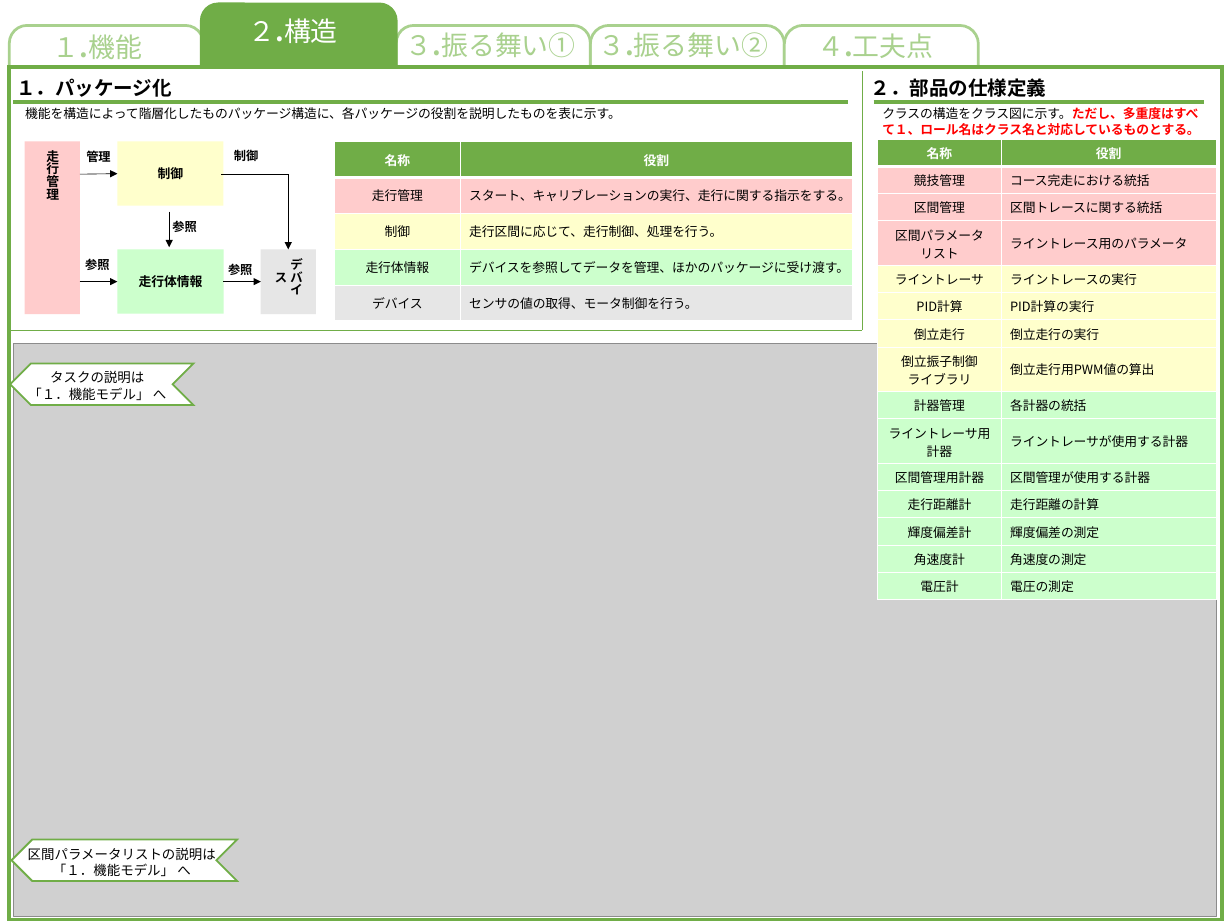
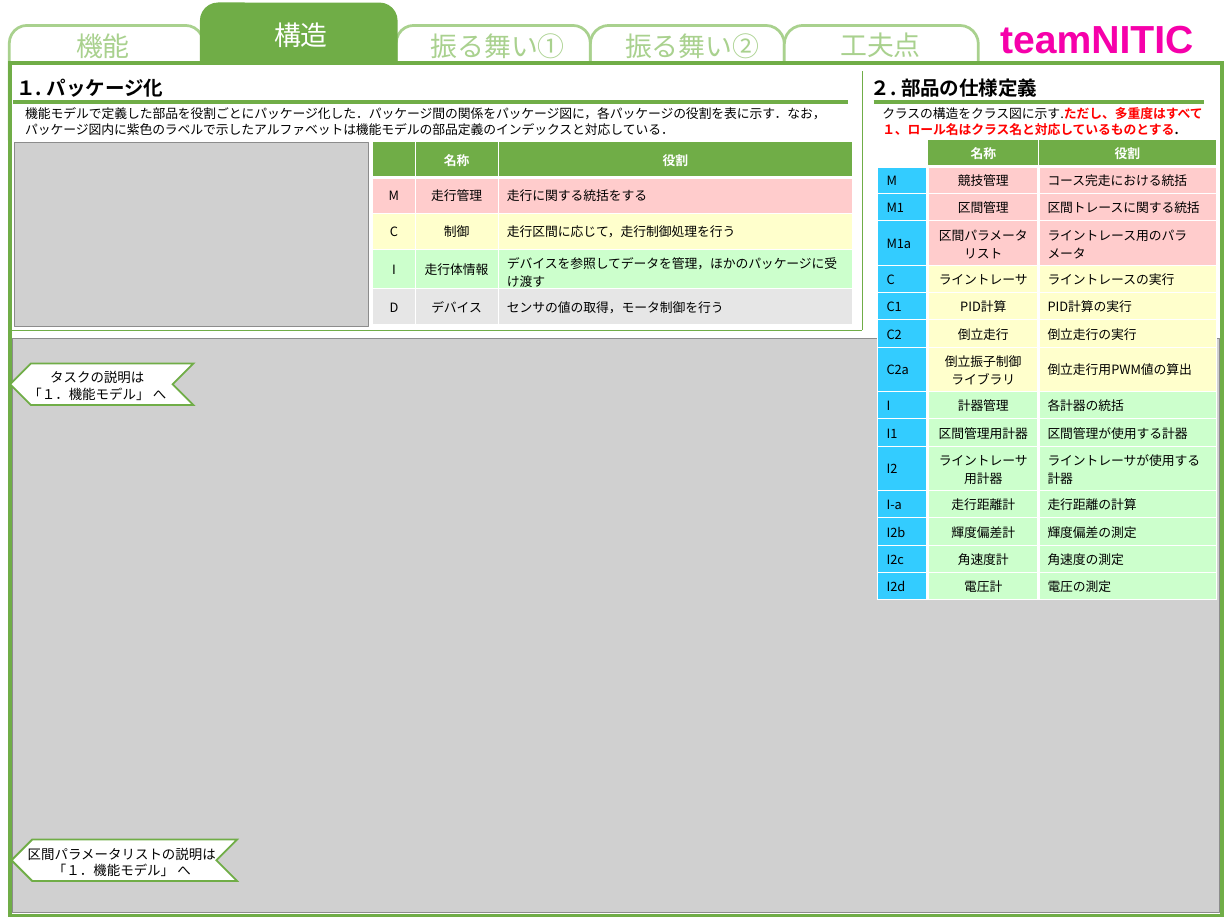
Before and after one commit to akita-lab-2019/model, a slide deck: slide 1 of PowerPoint/構造モデル.pptx. Drawn at 1232x924 pixels with LibreOffice and Linux fonts; fonts in the diff are those of the drawing; grey boxes stand for pictures. Boxes give left, top, right and bottom in pixels: in the first picture for what was removed or moved away, otherwise in the second. Text is boxed around its words. In the diff, an @@ line names an element or a change of style, - is before the commit and + after.

Commit message:
update: 機能モデル

```diff
--- a/PowerPoint/構造モデル.pptx
+++ b/PowerPoint/構造モデル.pptx
@@ text at bbox=[274, 22, 328, 47]: text changed @@
-２.構造
+構造
@@ text added at bbox=[1000, 25, 1193, 62], 32 pt, text #F600AA, bold @@
+teamNITIC
@@ text at bbox=[76, 33, 130, 63]: text changed @@
-１.機能
+機能
@@ text at bbox=[431, 33, 565, 63]: text changed @@
-３.振る舞い①
+振る舞い①
@@ text at bbox=[625, 33, 759, 64]: text changed @@
-３.振る舞い②
+振る舞い②
@@ text at bbox=[840, 32, 921, 63]: text changed @@
-４.工夫点
+工夫点
@@ rectangle: place and size @@
-rectangle at bbox=[10, 67, 1222, 920]
+rectangle at bbox=[10, 63, 1222, 916]
@@ text at bbox=[16, 78, 164, 97]: text changed; font Arial to Noto Sans CJK JP @@
-１．パッケージ化
+１. パッケージ化
@@ text at bbox=[871, 78, 1037, 101]: text changed; font Arial to Noto Sans CJK JP @@
-２．部品の仕様定義
+２. 部品の仕様定義
@@ text at bbox=[25, 107, 826, 135]: text changed @@
-機能を構造によって階層化したものパッケージ構造に、各パッケージの役割を説明したものを表に示す。
+機能モデルで定義した部品を役割ごとにパッケージ化した．パッケージ間の関係をパッケージ図に，各パッケージの役割を表に示す．なお，パッケージ図内に紫色のラベルで示したアルファベットは機能モデルの部品定義のインデックスと対応している．
@@ text at bbox=[882, 107, 1202, 135]: text changed @@
-クラスの構造をクラス図に示す。ただし、多重度はすべて１、ロール名はクラス名と対応しているものとする。
+クラスの構造をクラス図に示す.ただし、多重度はすべて１、ロール名はクラス名と対応しているものとする.
@@ picture added at bbox=[15, 143, 369, 326] @@
@@ group removed at bbox=[25, 142, 316, 314]: 5 texts, 4 rectangles, 4 arrows @@
-走行管理
-デバイス
-走行体情報
-制御
-管理
-参照
-参照
-参照
-制御
@@ table at bbox=[373, 142, 853, 325] @@
+column 1:  | M | C | I | D
-column 2: 役割 | スタート、キャリブレーションの実行、走行に関する指示をする。 | 走行区間に応じて、走行制御、処理を行う。 | デバイスを参照してデータを管理、ほかのパッケージに受け渡す。 | センサの値の取得、モータ制御を行う。
+column 3: 役割 | 走行に関する統括をする | 走行区間に応じて，走行制御処理を行う | デバイスを参照してデータを管理，ほかのパッケージに受け渡す | センサの値の取得，モータ制御を行う
@@ table: place and size @@
-table at bbox=[334, 142, 853, 321]
+table at bbox=[373, 142, 853, 325]
@@ table at bbox=[877, 139, 1216, 599] @@
-column 1: 名称 | 競技管理 | 区間管理 | 区間パラメータ / リスト | ライントレーサ | PID計算 | 倒立走行 | 倒立振子制御 / ライブラリ | 計器管理 | ライントレーサ用 / 計器 | 区間管理用計器 | 走行距離計 | 輝度偏差計 | 角速度計 | 電圧計
-column 2: 役割 | コース完走における統括 | 区間トレースに関する統括 | ライントレース用のパラメータ | ライントレースの実行 | PID計算の実行 | 倒立走行の実行 | 倒立走行用PWM値の算出 | 各計器の統括 | ライントレーサが使用する計器 | 区間管理が使用する計器 | 走行距離の計算 | 輝度偏差の測定 | 角速度の測定 | 電圧の測定
+column 1:  | M | M1 | M1a | C | C1 | C2 | C2a | I | I1 | I2 | I-a | I2b | I2c | I2d
+column 2: 名称 | 競技管理 | 区間管理 | 区間パラメータ / リスト | ライントレーサ | PID計算 | 倒立走行 | 倒立振子制御 / ライブラリ | 計器管理 | 区間管理用計器 | ライントレーサ用計器 | 走行距離計 | 輝度偏差計 | 角速度計 | 電圧計
+column 3: 役割 | コース完走における統括 | 区間トレースに関する統括 | ライントレース用のパラメータ | ライントレースの実行 | PID計算の実行 | 倒立走行の実行 | 倒立走行用PWM値の算出 | 各計器の統括 | 区間管理が使用する計器 | ライントレーサが使用する計器 | 走行距離の計算 | 輝度偏差の測定 | 角速度の測定 | 電圧の測定
@@ elbow arrow removed from (221, 175) to (289, 250) @@
@@ picture: place and size @@
-picture at bbox=[13, 344, 1216, 916]
+picture at bbox=[12, 339, 1219, 913]
```
Also in this commit, not shown: 2 other files.
